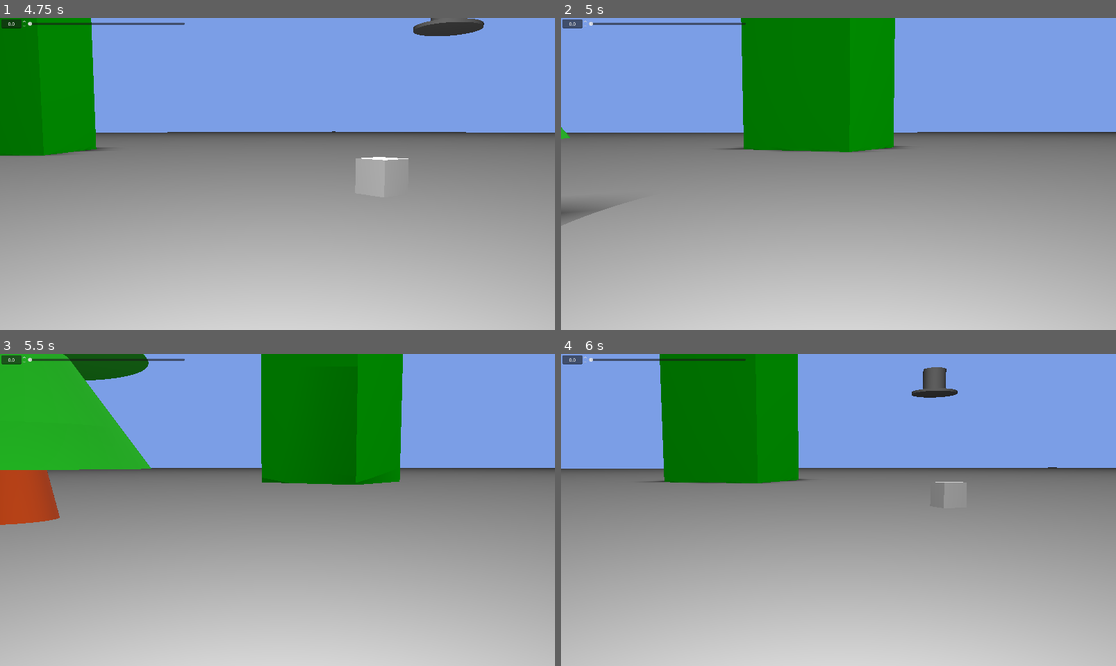
Above: before the commit, frames 1-4 (two rows, left to right).
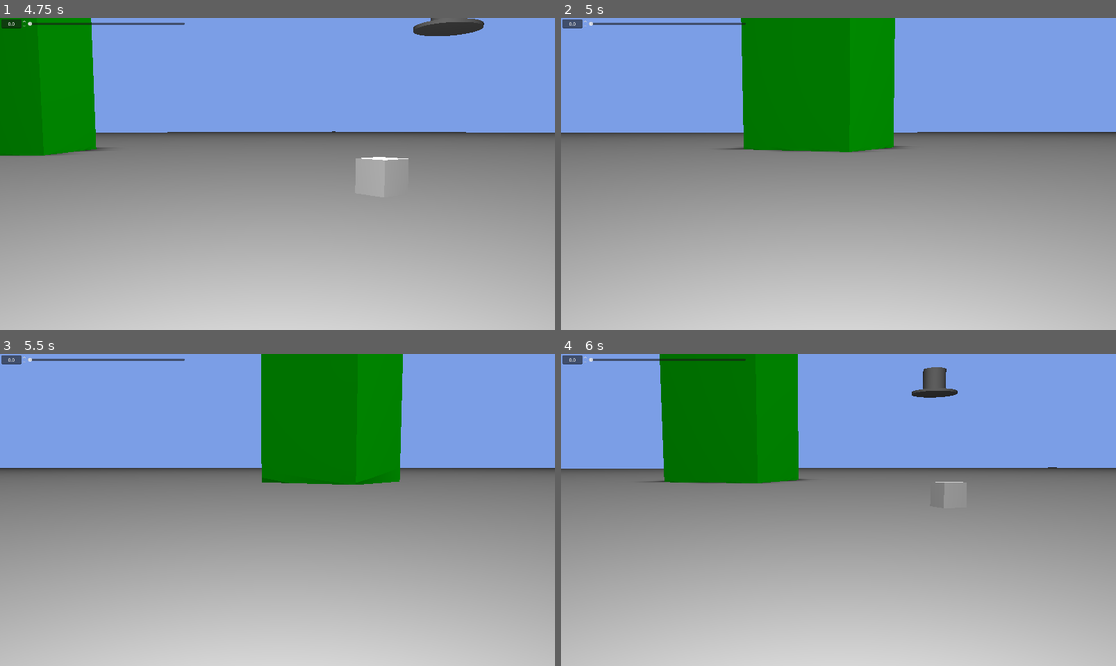
Above: after the commit, the same moments.

Repository: Sammaeliusz/PC-Repo
Game: Godot game, scene res://control.tscn
Two runs of this game, one before a commit and one after it. Both use one fixed random seed, a clock stepped at 60 frames per second and the inputs below.
Inputs:
- Up to frame 1 (4.75 s): hold Right (move_right) 0.53-1.28 s; hold S (move_backward) 1.28-2.03 s; hold Right (move_right) 2.03-2.78 s; hold W (move_forward) 2.78-3.53 s; tap Enter at 3.5 s; hold Left (move_left) from 3.53 s (still down)
- Up to frame 2 (5 s): keep holding Left (move_left)
- Up to frame 3 (5.5 s): release Left (move_left) at 5.03 s; hold S (move_backward) from 5.03 s (still down)
- Up to frame 4 (6 s): release S (move_backward) at 5.78 s; hold Right (move_right) from 5.78 s (still down)

Frame 1 is identical in both runs. In frame 2, 0.4% of the frame differs, in the area x 0-10%, y 34-67%; in frame 3, 9.9%, in the area x 0-28%, y 0-55%; in frame 4, nothing differs.

Commit message:
Maszyna Stanów
Nie wiedziałem co zrobić to zrobiłem maszynę stanów
Maszyna prawie działa, jutro ją poprawię

Diff:
--- a/GGUI/krzywe-światy/control.tscn
+++ b/GGUI/krzywe-światy/control.tscn
@@ -4,7 +4,6 @@
 [ext_resource type="PackedScene" uid="uid://bbn6pucn63hwh" path="res://Prefabs/Building/budynek.tscn" id="1_ee4bf"]
 [ext_resource type="Script" uid="uid://bhc016w12uovm" path="res://Doswietlanie.gd" id="2_qtu10"]
 [ext_resource type="Script" uid="uid://drs76qdvf62hf" path="res://Scripts/Controller.gd" id="3_qtu10"]
-[ext_resource type="PackedScene" uid="uid://5ybcmfqasybl" path="res://Prefabs/Tree/Tree.tscn" id="5_iy58a"]
 [ext_resource type="PackedScene" uid="uid://qsl33bb5v37u" path="res://tablica.tscn" id="5_kbped"]
 [ext_resource type="Script" uid="uid://cxfnsw1sb2tnu" path="res://Rotate.gd" id="6_fj5cn"]
 
@@ -118,9 +117,6 @@
 spot_range = 4096.0
 spot_angle = 84.66818
 
-[node name="Tree" parent="." unique_id=323550111 instance=ExtResource("5_iy58a")]
-transform = Transform3D(3.5, 0, 0, 0, 3.5, 0, 0, 0, 3.5, -1.6159506, 3.4412737, 18.018545)
-
 [node name="Tablica" parent="." unique_id=1072366689 instance=ExtResource("5_kbped")]
 transform = Transform3D(-4.371139e-08, 0, -1, 0, 1, 0, 1, 0, -4.371139e-08, 14.041037, -1.0326486, -2.9110436)
 
Not shown, added: SW/Makefile
Not shown, added: SW/app.exe
Not shown, added: SW/main.c
Not shown, added: SW/main.o
Not shown, added: SW/state_machine.c
Not shown, added: SW/state_machine.h
Not shown, added: SW/state_machine.o
Not shown, added: SW/states.c
Not shown, added: SW/states.h
Not shown, added: SW/states.o
